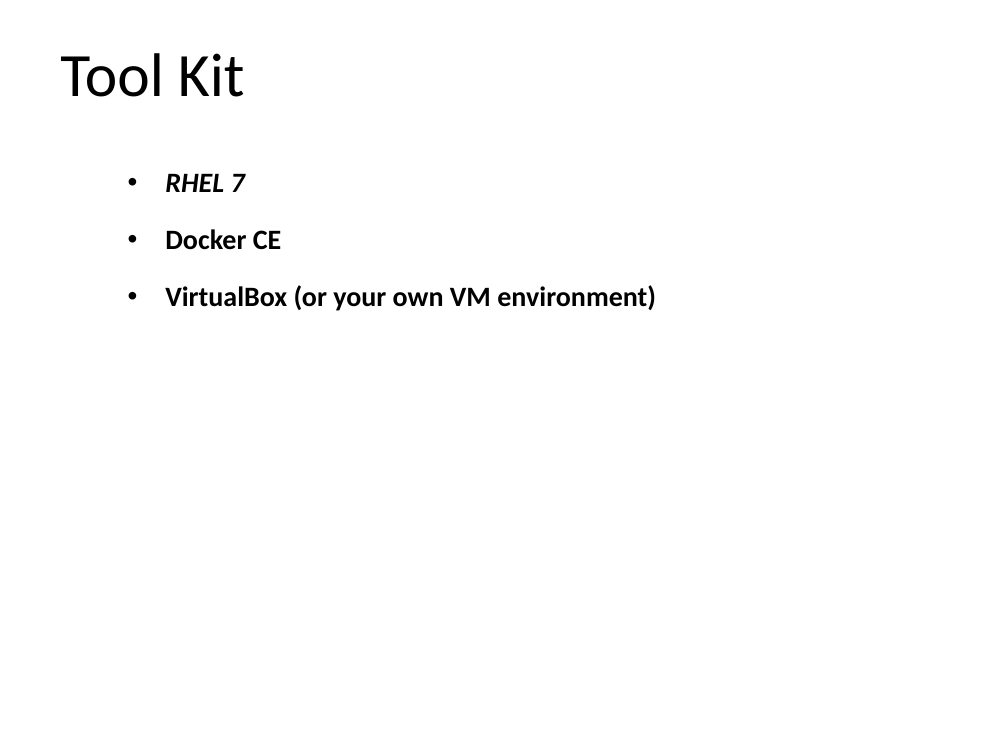
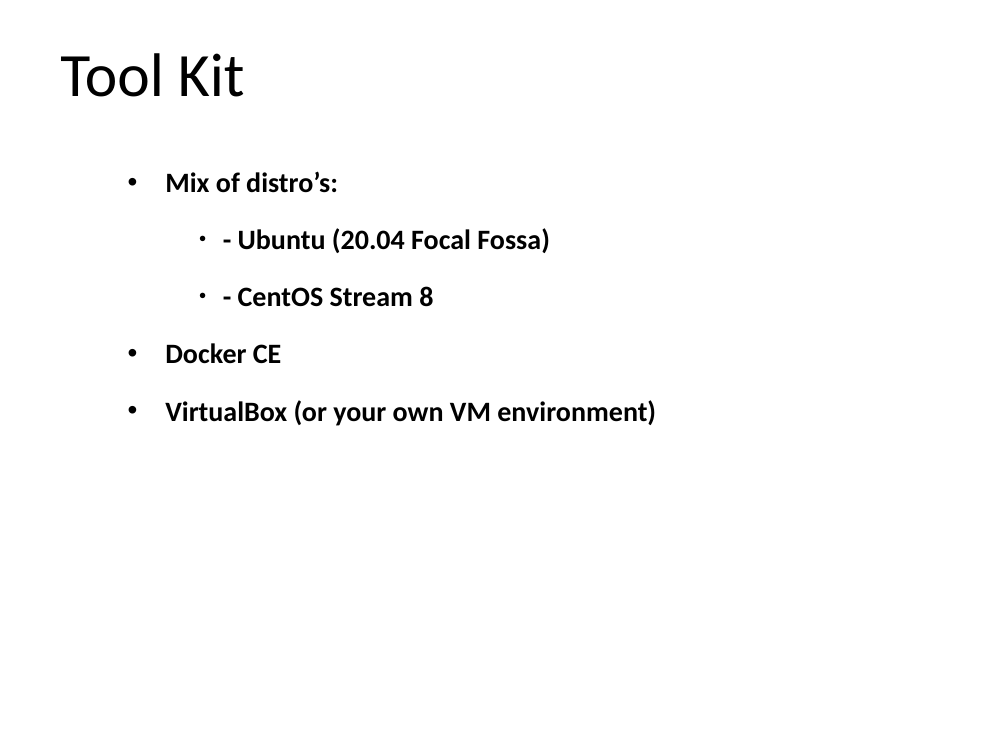
Before and after one commit to profjamesmohawk/Infra, a slide deck: slide 4 of Introduction/Lecture.pptx. Drawn at 1008x756 pixels with LibreOffice and Linux fonts; fonts in the diff are those of the drawing; background and template pictures are left out. Boxes give left, top, right and bottom in pixels: in the first picture for what was removed or moved away, otherwise in the second. Text is boxed around its words. In the diff, an @@ line names an element or a change of style, - is before the commit and + after.

```diff
--- a/Introduction/Lecture.pptx
+++ b/Introduction/Lecture.pptx
@@ text at bbox=[165, 171, 550, 307]: text changed; italic off @@
-• RHEL 7
+• Mix of distro’s:
+      ● - Ubuntu (20.04 Focal Fossa)
+      ● - CentOS Stream 8
```
Also in this commit, not shown: 1 other slide changed, 7 other files.
